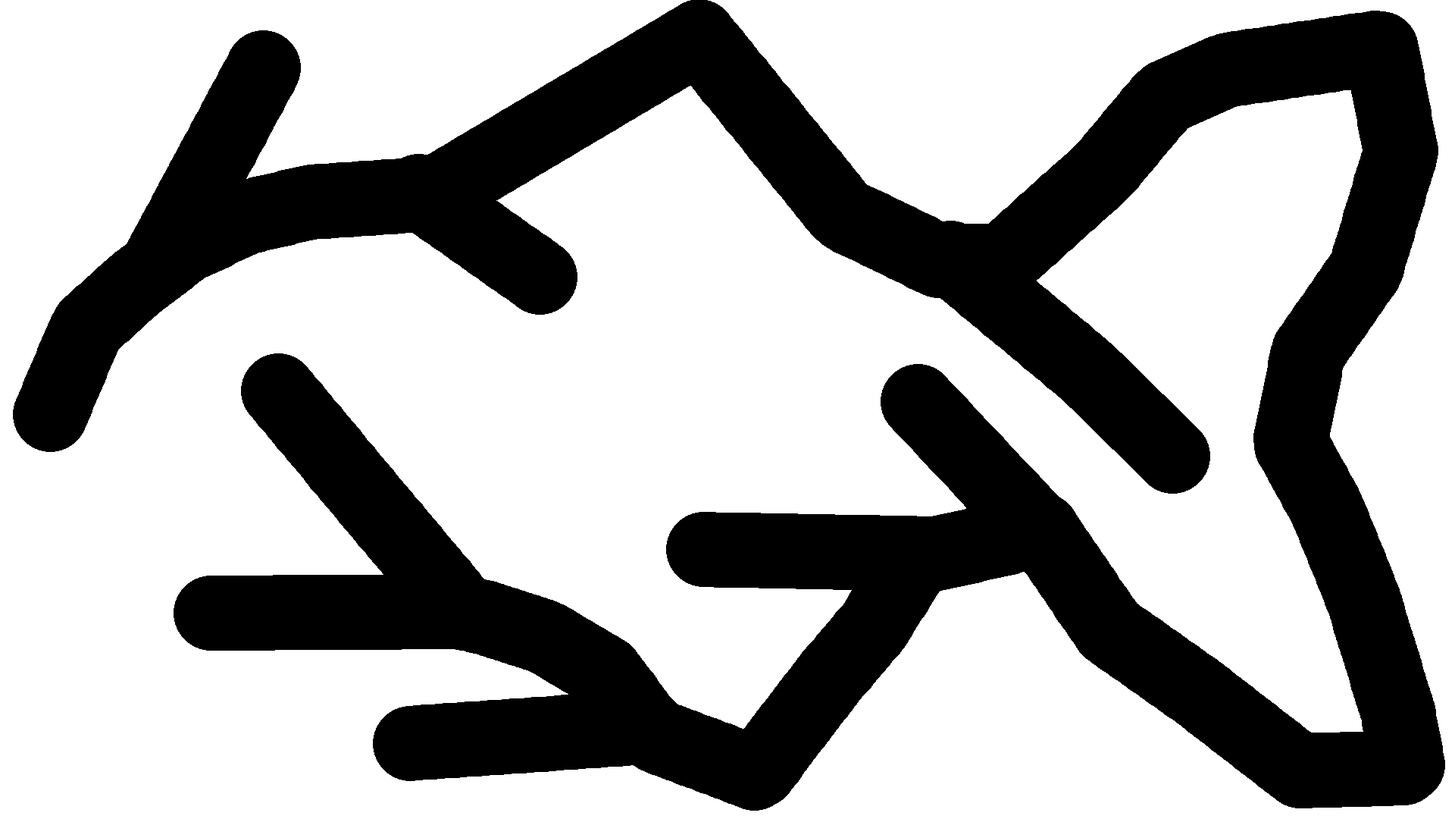
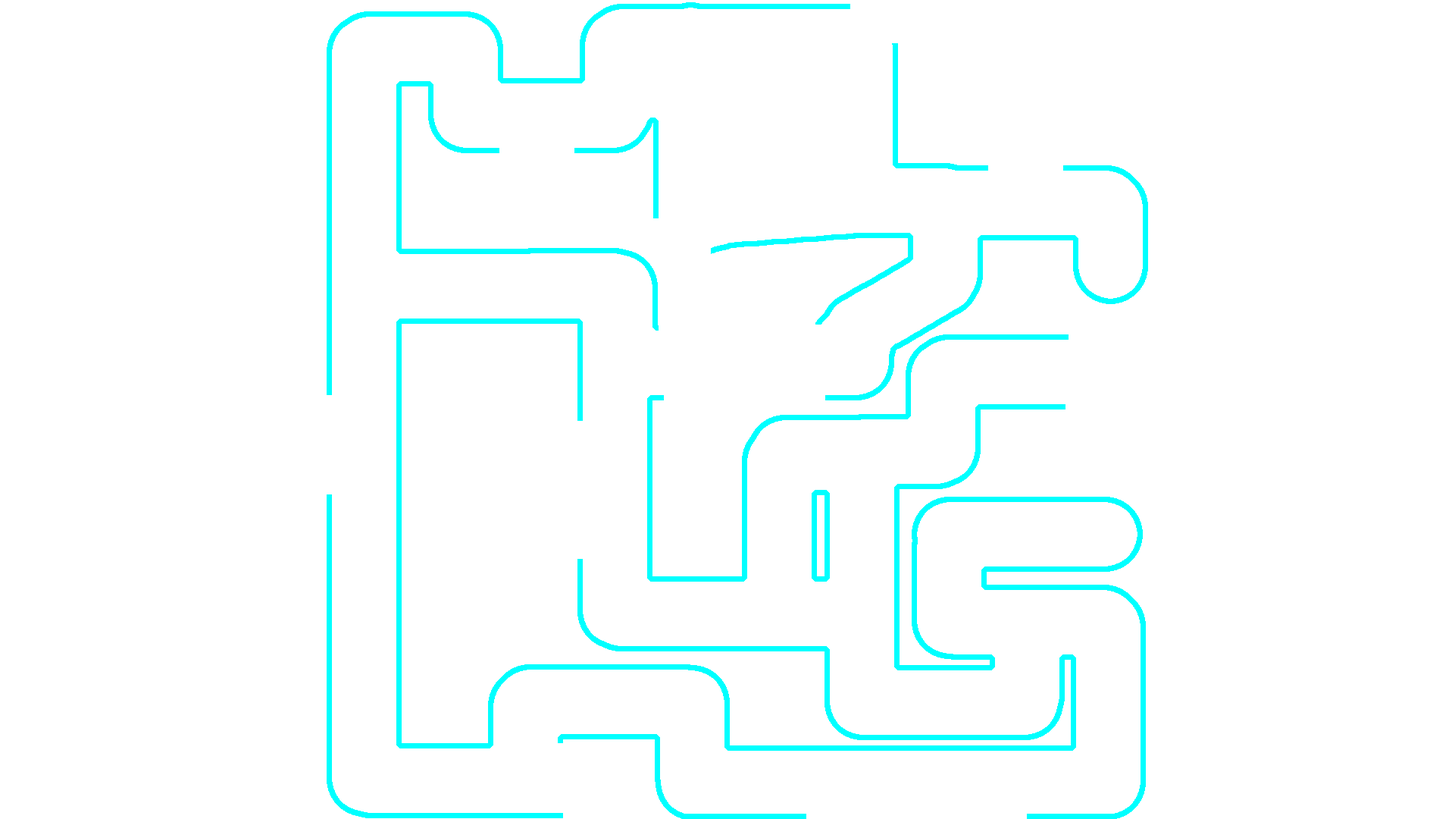
The second 1455 × 819 image is a revision of the first. Changes to its layers:
added layer "Maze1Boundry" above "Maze1" over bbox(326, 2, 1149, 819)
hid "Track10" over bbox(12, 0, 1446, 811)
